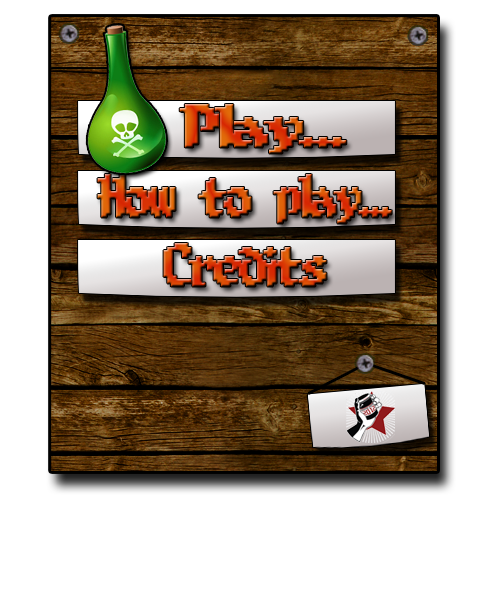
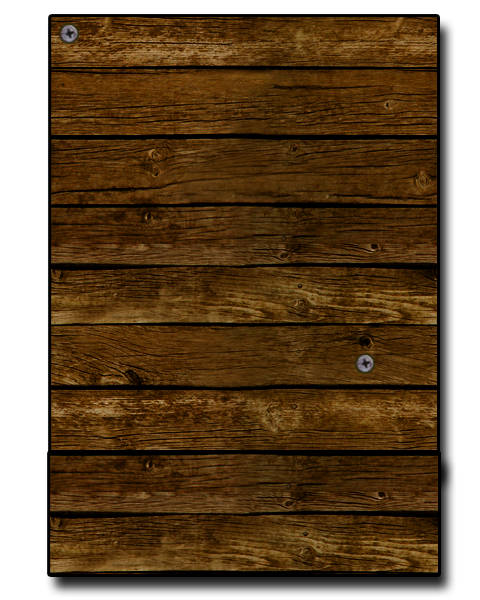
The second 480×600 image is a revision of the first. Changes to its layers:
hid group "Play" (5 layers) over [77, 24, 395, 394]
hid group "How to play" (3 layers) over [78, 171, 395, 228]
hid group "Credits" (1st of 2) (3 layers) over [78, 240, 395, 297]
hid "logo gamejam" over [346, 391, 395, 443]
hid "fil" over [308, 364, 425, 394]
hid "pancarte" over [308, 383, 429, 448]
added layer "Layer 1" in group "Background" over [50, 453, 438, 574]
moved "Calque 3" above "Calque 2" over [51, 23, 437, 471]
